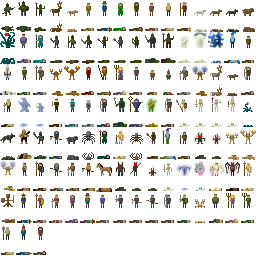
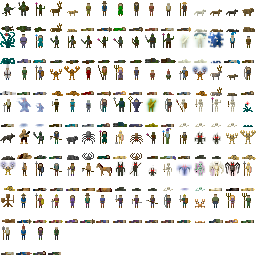
Comparing the layer stacks of the two 256x256 images. Changes:
painted on "Background" over [48, 227, 61, 255]
